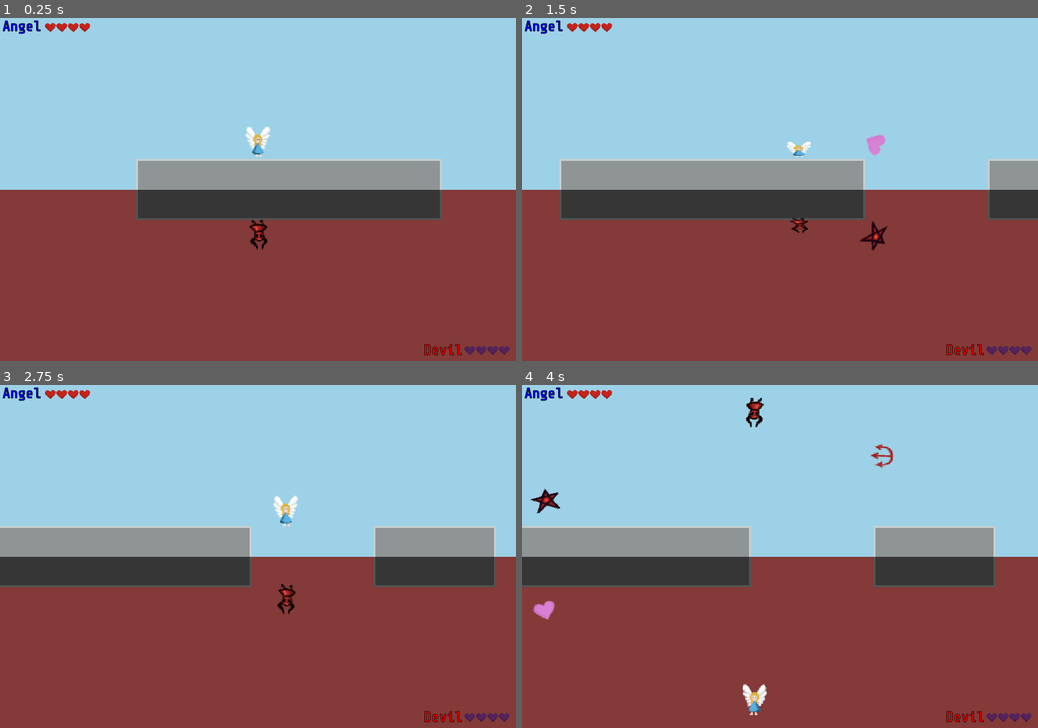
Above: before the commit, frames 1-4 (two rows, left to right).
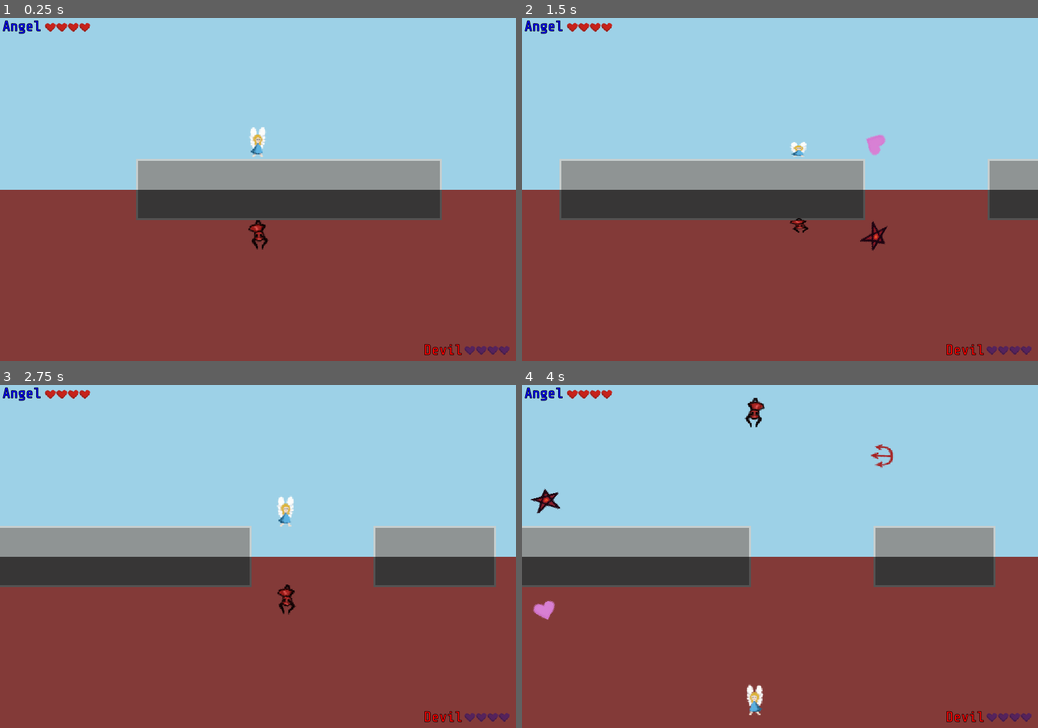
Above: after the commit, the same moments.

Repository: ang-vil/angvil
Game: Godot game, scene res://scenes/levels/w1-2.tscn
Two runs of this game, one before a commit and one after it. Both use one fixed random seed, a clock stepped at 60 frames per second and the inputs below. This scene is started directly instead of the project's main scene.
Inputs:
- Up to frame 1 (0.25 s): no input
- Up to frame 2 (1.5 s): tap Enter (ui_accept) at 0.5, 0.77 s; hold Right (key_right) 0.53-1.28 s; tap Space (shoot) at 0.6, 1.35 s; hold Down (key_down) from 1.28 s (still down)
- Up to frame 3 (2.75 s): tap Enter (ui_accept) at 1.52 s; release Down (key_down) at 2.03 s; hold Right (key_right) from 2.03 s (still down); tap Space (shoot) at 2.1 s
- Up to frame 4 (4 s): release Right (key_right) at 2.78 s; hold Up (key_up) 2.78-3.53 s; tap Space (shoot) at 2.85, 3.6 s; tap Enter (ui_accept) at 3.02, 3.77 s; hold Left (key_left) from 3.53 s (still down)

The runs differ from the first frame. In frame 1, 0.2% of the frame differs, in the area x 47-53%, y 31-67%; in frame 2, 0.1%; in frame 3, 0.2%; in frame 4, 0.2%, in the area x 42-48%, y 3-97%.

Commit message:
Fix audio for damage

Diff:
--- a/scenes/angel.tscn
+++ b/scenes/angel.tscn
@@ -1,8 +1,9 @@
-[gd_scene load_steps=10 format=2]
+[gd_scene load_steps=11 format=2]
 
 [ext_resource path="res://assets/sounds/jump_01.wav" type="AudioStream" id=1]
 [ext_resource path="res://scripts/angel.gd" type="Script" id=2]
 [ext_resource path="res://assets/tile_map.png" type="Texture" id=3]
+[ext_resource path="res://assets/sounds/loose_live_angel.wav" type="AudioStream" id=4]
 
 [sub_resource type="AtlasTexture" id=4]
 atlas = ExtResource( 3 )
@@ -62,7 +63,6 @@
 
 [node name="Sprite" type="AnimatedSprite" parent="."]
 frames = SubResource( 6 )
-frame = 1
 playing = true
 
 [node name="CollisionShape2D" type="CollisionShape2D" parent="."]
@@ -78,3 +78,7 @@
 [node name="AnimationPlayer" type="AnimationPlayer" parent="."]
 anims/RESET = SubResource( 2 )
 anims/flying = SubResource( 3 )
+
+[node name="lostLife" type="AudioStreamPlayer2D" parent="."]
+stream = ExtResource( 4 )
+volume_db = 8.0
--- a/scenes/devil.tscn
+++ b/scenes/devil.tscn
@@ -1,7 +1,8 @@
-[gd_scene load_steps=9 format=2]
+[gd_scene load_steps=10 format=2]
 
 [ext_resource path="res://scripts/devil.gd" type="Script" id=1]
 [ext_resource path="res://assets/tile_map.png" type="Texture" id=2]
+[ext_resource path="res://assets/sounds/loose_live_devil.ogg" type="AudioStream" id=3]
 
 [sub_resource type="AtlasTexture" id=4]
 atlas = ExtResource( 2 )
@@ -61,7 +62,6 @@
 [node name="Sprite" type="AnimatedSprite" parent="."]
 scale = Vector2( -1, -1 )
 frames = SubResource( 6 )
-frame = 1
 playing = true
 
 [node name="CollisionShape2D" type="CollisionShape2D" parent="."]
@@ -75,3 +75,7 @@
 [node name="AnimationPlayer" type="AnimationPlayer" parent="."]
 anims/jump = SubResource( 3 )
 anims/walk = SubResource( 2 )
+
+[node name="lostLife" type="AudioStreamPlayer2D" parent="."]
+stream = ExtResource( 3 )
+volume_db = 8.0
--- a/scenes/enemy_dove.tscn
+++ b/scenes/enemy_dove.tscn
@@ -1,8 +1,7 @@
-[gd_scene load_steps=5 format=2]
+[gd_scene load_steps=4 format=2]
 
 [ext_resource path="res://assets/tile_map.png" type="Texture" id=1]
 [ext_resource path="res://scripts/enemy_dove.gd" type="Script" id=2]
-[ext_resource path="res://assets/sounds/loose_live_devil.ogg" type="AudioStream" id=3]
 
 [sub_resource type="RectangleShape2D" id=1]
 extents = Vector2( 24, 25 )
@@ -20,9 +19,5 @@
 position = Vector2( 0, 1 )
 shape = SubResource( 1 )
 
-[node name="devilLostLife" type="AudioStreamPlayer2D" parent="."]
-stream = ExtResource( 3 )
-volume_db = 8.0
-
 [connection signal="area_entered" from="." to="." method="_on_enemy_dove_area_entered"]
 [connection signal="body_entered" from="." to="." method="_on_enemy_dove_body_entered"]
--- a/scenes/enemy_trident.tscn
+++ b/scenes/enemy_trident.tscn
@@ -1,8 +1,7 @@
-[gd_scene load_steps=5 format=2]
+[gd_scene load_steps=4 format=2]
 
 [ext_resource path="res://assets/tile_map.png" type="Texture" id=1]
 [ext_resource path="res://scripts/enemy_trident.gd" type="Script" id=2]
-[ext_resource path="res://assets/sounds/loose_live_angel.wav" type="AudioStream" id=3]
 
 [sub_resource type="RectangleShape2D" id=1]
 extents = Vector2( 23, 25 )
@@ -20,9 +19,5 @@
 position = Vector2( -1, 3 )
 shape = SubResource( 1 )
 
-[node name="angelLostLife" type="AudioStreamPlayer2D" parent="."]
-stream = ExtResource( 3 )
-volume_db = 8.0
-
 [connection signal="area_entered" from="." to="." method="_on_enemy_angel_area_entered"]
 [connection signal="body_entered" from="." to="." method="_on_enemy_angel_body_entered"]
--- a/scenes/heart_angel.tscn
+++ b/scenes/heart_angel.tscn
@@ -1,9 +1,7 @@
-[gd_scene load_steps=6 format=2]
+[gd_scene load_steps=4 format=2]
 
 [ext_resource path="res://assets/tile_map.png" type="Texture" id=1]
 [ext_resource path="res://scripts/heart.gd" type="Script" id=2]
-[ext_resource path="res://assets/sounds/loose_live_angel.wav" type="AudioStream" id=3]
-[ext_resource path="res://assets/sounds/loose_live_devil.ogg" type="AudioStream" id=4]
 
 [sub_resource type="RectangleShape2D" id=1]
 extents = Vector2( 11, 11.5 )
@@ -20,12 +18,4 @@
 region_enabled = true
 region_rect = Rect2( 0, 32, 32, 32 )
 
-[node name="angelLostLife" type="AudioStreamPlayer2D" parent="."]
-stream = ExtResource( 3 )
-volume_db = 8.0
-
-[node name="devilLostLife" type="AudioStreamPlayer2D" parent="."]
-stream = ExtResource( 4 )
-volume_db = 8.0
-
 [connection signal="body_entered" from="." to="." method="_on_heart_body_entered"]
--- a/scenes/heart_devil.tscn
+++ b/scenes/heart_devil.tscn
@@ -1,9 +1,7 @@
-[gd_scene load_steps=6 format=2]
+[gd_scene load_steps=4 format=2]
 
 [ext_resource path="res://assets/tile_map.png" type="Texture" id=1]
 [ext_resource path="res://scripts/heart.gd" type="Script" id=2]
-[ext_resource path="res://assets/sounds/loose_live_angel.wav" type="AudioStream" id=3]
-[ext_resource path="res://assets/sounds/loose_live_devil.ogg" type="AudioStream" id=4]
 
 [sub_resource type="RectangleShape2D" id=1]
 extents = Vector2( 11, 11.5 )
@@ -20,12 +18,4 @@
 region_enabled = true
 region_rect = Rect2( 352, 32, 32, 32 )
 
-[node name="angelLostLife" type="AudioStreamPlayer2D" parent="."]
-stream = ExtResource( 3 )
-volume_db = 8.0
-
-[node name="devilLostLife" type="AudioStreamPlayer2D" parent="."]
-stream = ExtResource( 4 )
-volume_db = 8.0
-
 [connection signal="body_entered" from="." to="." method="_on_heart_body_entered"]
--- a/scenes/hud.tscn
+++ b/scenes/hud.tscn
@@ -10,8 +10,6 @@
 [ext_resource path="res://assets/Heart_Red.png" type="Texture" id=8]
 [ext_resource path="res://assets/Heart_Purple.png" type="Texture" id=9]
 [ext_resource path="res://assets/touchbuttons/buttonX.png" type="Texture" id=10]
-[ext_resource path="res://assets/sounds/loose_live_devil.ogg" type="AudioStream" id=11]
-[ext_resource path="res://assets/sounds/loose_live_angel.wav" type="AudioStream" id=12]
 
 [sub_resource type="DynamicFont" id=5]
 size = 30
@@ -180,11 +178,3 @@
 position = Vector2( 8, 0 )
 normal = ExtResource( 10 )
 action = "key_pause"
-
-[node name="angelLostLife" type="AudioStreamPlayer2D" parent="."]
-stream = ExtResource( 12 )
-volume_db = 8.0
-
-[node name="devilLostLife" type="AudioStreamPlayer2D" parent="."]
-stream = ExtResource( 11 )
-volume_db = 8.0
--- a/scenes/spikes.tscn
+++ b/scenes/spikes.tscn
@@ -1,9 +1,7 @@
-[gd_scene load_steps=6 format=2]
+[gd_scene load_steps=4 format=2]
 
 [ext_resource path="res://assets/tile_map.png" type="Texture" id=1]
 [ext_resource path="res://scripts/spikes.gd" type="Script" id=2]
-[ext_resource path="res://assets/sounds/loose_live_angel.wav" type="AudioStream" id=3]
-[ext_resource path="res://assets/sounds/loose_live_devil.ogg" type="AudioStream" id=4]
 
 [sub_resource type="RectangleShape2D" id=1]
 extents = Vector2( 11, 11.5 )
@@ -20,12 +18,4 @@
 region_enabled = true
 region_rect = Rect2( 352, 96, 32, 32 )
 
-[node name="angelLostLife" type="AudioStreamPlayer2D" parent="."]
-stream = ExtResource( 3 )
-volume_db = 8.0
-
-[node name="devilLostLife" type="AudioStreamPlayer2D" parent="."]
-stream = ExtResource( 4 )
-volume_db = 8.0
-
 [connection signal="body_entered" from="." to="." method="_on_spikes_body_entered"]
--- a/scripts/enemy_dove.gd
+++ b/scripts/enemy_dove.gd
@@ -8,7 +8,7 @@
 func _on_enemy_dove_body_entered(body):
 	if body.name == "devil":
 		get_parent().get_node("Level").get_node("hud").removeDevilHeart()
-		$devilLostLife.play()
+
 	queue_free()
 
 
--- a/scripts/enemy_trident.gd
+++ b/scripts/enemy_trident.gd
@@ -8,7 +8,7 @@
 func _on_enemy_angel_body_entered(body):
 	if body.name == "angel":
 		get_parent().get_node("Level").get_node("hud").removeAngelHeart()
-		$angelLostLife.play()
+
 	queue_free()
 
 
--- a/scripts/heart.gd
+++ b/scripts/heart.gd
@@ -5,10 +5,7 @@
 
 func _on_heart_body_entered(body):
 	if body.name == "angel":
-		$angelLostLife.play()
 		get_parent().get_node("hud").addAngelHeart()
 	if body.name == "devil":
-		$devilLostLife.play()
 		get_parent().get_node("hud").addDevilHeart()
-
 	queue_free()
--- a/scripts/hud.gd
+++ b/scripts/hud.gd
@@ -25,6 +25,7 @@
 	updateDevilHearts()
 
 func addAngelHeart():
+	get_node("../angel/gainLife").play()
 	Settings.angelHeartCount += 1
 
 	if Settings.angelHeartCount > 4:
@@ -33,6 +34,7 @@
 	updateAngelHearts()
 
 func addDevilHeart():
+	get_node("../devil/gainLife").play()
 	Settings.devilHeartCount += 1
 
 	if Settings.devilHeartCount > 4:
@@ -41,12 +43,12 @@
 	updateAngelHearts()
 
 func removeAngelHeart():
-	$angelLostLife.play()
+	get_node("../angel/lostLife").play()
 	Settings.angelHeartCount -= 1
 	updateAngelHearts()
 
 func removeDevilHeart():
-	$devilLostLife.play()
+	get_node("../devil/lostLife").play()
 	Settings.devilHeartCount -= 1
 	updateDevilHearts()
 
--- a/scripts/spikes.gd
+++ b/scripts/spikes.gd
@@ -6,7 +6,5 @@
 func _on_spikes_body_entered(body):
 	if body.name == "angel":
 		get_parent().get_node("hud").removeAngelHeart()
-		$angelLostLife.play()
 	if body.name == "devil":
 		get_parent().get_node("hud").removeDevilHeart()
-		$devilLostLife.play()
Not shown: 1 places in scenes/bullet.tscn that only renumber resources
Not shown: 1 places in scenes/hud.tscn that only renumber resources
